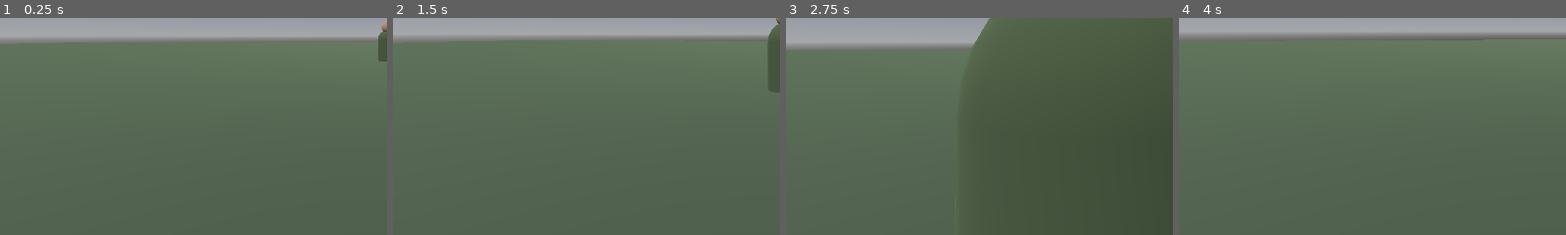
Above: before the commit, frames 1-4 (left to right).
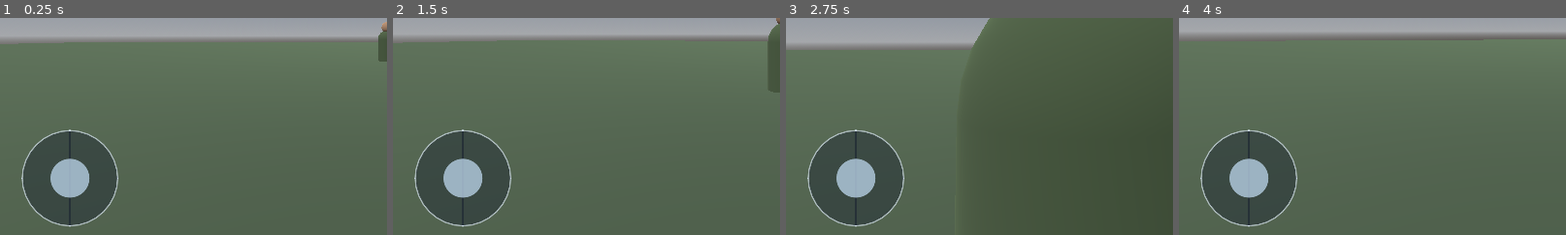
Above: after the commit, the same moments.

Repository: leefortine86-eng/Hunger-For-War
Game: Godot game, scene res://scenes/main.tscn
Same seed, same stepped clock (60 frames per second), same inputs: the game is played once before the commit and once after it.
Inputs (mouse positions are % of the whole screen's width and height, from its top left):
- Up to frame 1 (0.25 s): no input
- Up to frame 2 (1.5 s): tap Enter at 0.5 s; move the mouse to (55, 50) at 0.52 s; hold W (move_forward) from 0.53 s (still down); tap R at 0.6, 1.35 s; click (55, 50) at 0.67 s; move the mouse to (45, 50) at 1.27 s; click (45, 50) at 1.42 s
- Up to frame 3 (2.75 s): keep holding W (move_forward); move the mouse to (52, 48) at 2.02 s; tap R at 2.1 s; click (52, 48) at 2.17 s
- Up to frame 4 (4 s): keep holding W (move_forward); tap Space at 2.75 s; move the mouse to (49, 52) at 2.77 s; tap R at 2.85, 3.6 s; click (49, 52) at 2.92 s; tap Enter at 3.5 s; move the mouse to (57, 51) at 3.52 s; click (57, 51) at 3.67 s
The pictures show only the part of the screen within x 0-50%, y 46-96%; the shares and areas given below are measured in that part.

The runs differ from the first frame. In frame 1, 8.6% of the frame differs, in the area x 5-31%, y 51-97%; in frame 2, 8.6%; in frame 3, 8.6%; in frame 4, 8.6%.

Commit message:
Add Android touchscreen movement and camera controls

Diff:
--- a/scripts/player.gd
+++ b/scripts/player.gd
@@ -1,28 +1,110 @@
-
 extends CharacterBody3D
 
 @export var move_speed: float = 7.0
 @export var mouse_sensitivity: float = 0.002
+@export var touch_sensitivity: float = 0.004
 
 var gravity: float = 20.0
+var mobile_move := Vector2.ZERO
+var joystick_touch_id := -1
+var look_touch_id := -1
+var joystick_center := Vector2.ZERO
+var joystick_radius: float = 58.0
 
 @onready var camera = $Camera3D
 @onready var weapon = $Camera3D/Weapon
 @onready var raycast = $Camera3D/RayCast3D
 
+var touch_overlay: Control
+var joystick_base: Panel
+var joystick_knob: Panel
+
 func _ready():
     Input.mouse_mode = Input.MOUSE_MODE_CAPTURED
+    _create_mobile_controls()
+
+func _create_mobile_controls():
+    touch_overlay = Control.new()
+    touch_overlay.name = "MobileControls"
+    touch_overlay.set_anchors_and_offsets_preset(Control.PRESET_FULL_RECT)
+    touch_overlay.mouse_filter = Control.MOUSE_FILTER_IGNORE
+    var canvas := CanvasLayer.new()
+    canvas.name = "MobileControlsLayer"
+    add_child(canvas)
+    canvas.add_child(touch_overlay)
+
+    var screen_size := get_viewport().get_visible_rect().size
+    joystick_base = Panel.new()
+    joystick_base.name = "JoystickBase"
+    joystick_base.position = Vector2(32, screen_size.y - 184)
+    joystick_base.size = Vector2(144, 144)
+    joystick_base.mouse_filter = Control.MOUSE_FILTER_IGNORE
+    var base_style := StyleBoxFlat.new()
+    base_style.bg_color = Color(0.12, 0.16, 0.20, 0.48)
+    base_style.set_corner_radius_all(72)
+    base_style.border_width_left = 2
+    base_style.border_width_top = 2
+    base_style.border_width_right = 2
+    base_style.border_width_bottom = 2
+    base_style.border_color = Color(0.85, 0.9, 0.95, 0.65)
+    joystick_base.add_theme_stylebox_override("panel", base_style)
+    touch_overlay.add_child(joystick_base)
+
+    joystick_center = joystick_base.position + joystick_base.size / 2.0
+    joystick_knob = Panel.new()
+    joystick_knob.name = "JoystickKnob"
+    joystick_knob.position = joystick_center - Vector2(29, 29)
+    joystick_knob.size = Vector2(58, 58)
+    joystick_knob.mouse_filter = Control.MOUSE_FILTER_IGNORE
+    var knob_style := StyleBoxFlat.new()
+    knob_style.bg_color = Color(0.72, 0.82, 0.9, 0.78)
+    knob_style.set_corner_radius_all(29)
+    joystick_knob.add_theme_stylebox_override("panel", knob_style)
+    touch_overlay.add_child(joystick_knob)
+
+func _input(event):
+    if event is InputEventScreenTouch:
+        if event.pressed:
+            var screen_width := get_viewport().get_visible_rect().size.x
+            if event.position.x < screen_width * 0.5 and joystick_touch_id == -1:
+                if event.position.distance_to(joystick_center) <= 115.0:
+                    joystick_touch_id = event.index
+                    _update_joystick(event.position)
+            elif event.position.x >= screen_width * 0.5 and look_touch_id == -1:
+                look_touch_id = event.index
+        else:
+            if event.index == joystick_touch_id:
+                joystick_touch_id = -1
+                mobile_move = Vector2.ZERO
+                joystick_knob.position = joystick_center - joystick_knob.size / 2.0
+            if event.index == look_touch_id:
+                look_touch_id = -1
+
+    elif event is InputEventScreenDrag:
+        if event.index == joystick_touch_id:
+            _update_joystick(event.position)
+        elif event.index == look_touch_id:
+            _rotate_camera(event.relative, touch_sensitivity)
+
+func _update_joystick(touch_position: Vector2):
+    var offset: Vector2 = touch_position - joystick_center
+    if offset.length() > joystick_radius:
+        offset = offset.normalized() * joystick_radius
+    mobile_move = offset / joystick_radius
+    joystick_knob.position = joystick_center + offset - joystick_knob.size / 2.0
+
+func _rotate_camera(relative_motion: Vector2, sensitivity: float):
+    rotate_y(-relative_motion.x * sensitivity)
+    camera.rotate_x(-relative_motion.y * sensitivity)
+    camera.rotation.x = clamp(camera.rotation.x, -1.5, 1.5)
 
 func _unhandled_input(event):
     if event is InputEventMouseMotion and Input.mouse_mode == Input.MOUSE_MODE_CAPTURED:
-        rotate_y(-event.relative.x * mouse_sensitivity)
-        camera.rotate_x(-event.relative.y * mouse_sensitivity)
-        camera.rotation.x = clamp(camera.rotation.x, -1.5, 1.5)
+        _rotate_camera(event.relative, mouse_sensitivity)
 
     if event is InputEventKey and event.pressed:
         if event.keycode == KEY_ESCAPE:
             Input.mouse_mode = Input.MOUSE_MODE_VISIBLE
-
         if event.keycode == KEY_R:
             weapon.reload()
 
@@ -31,13 +113,14 @@
             weapon.fire(raycast)
 
 func _physics_process(delta):
-    var input_dir = Vector2(
+    var keyboard_input = Vector2(
         Input.get_action_strength("move_right") - Input.get_action_strength("move_left"),
         Input.get_action_strength("move_back") - Input.get_action_strength("move_forward")
     )
+    var input_dir: Vector2 = keyboard_input + mobile_move
+    input_dir = input_dir.limit_length(1.0)
 
     var direction = (transform.basis * Vector3(input_dir.x, 0, input_dir.y)).normalized()
-
     velocity.x = direction.x * move_speed
     velocity.z = direction.z * move_speed
 
